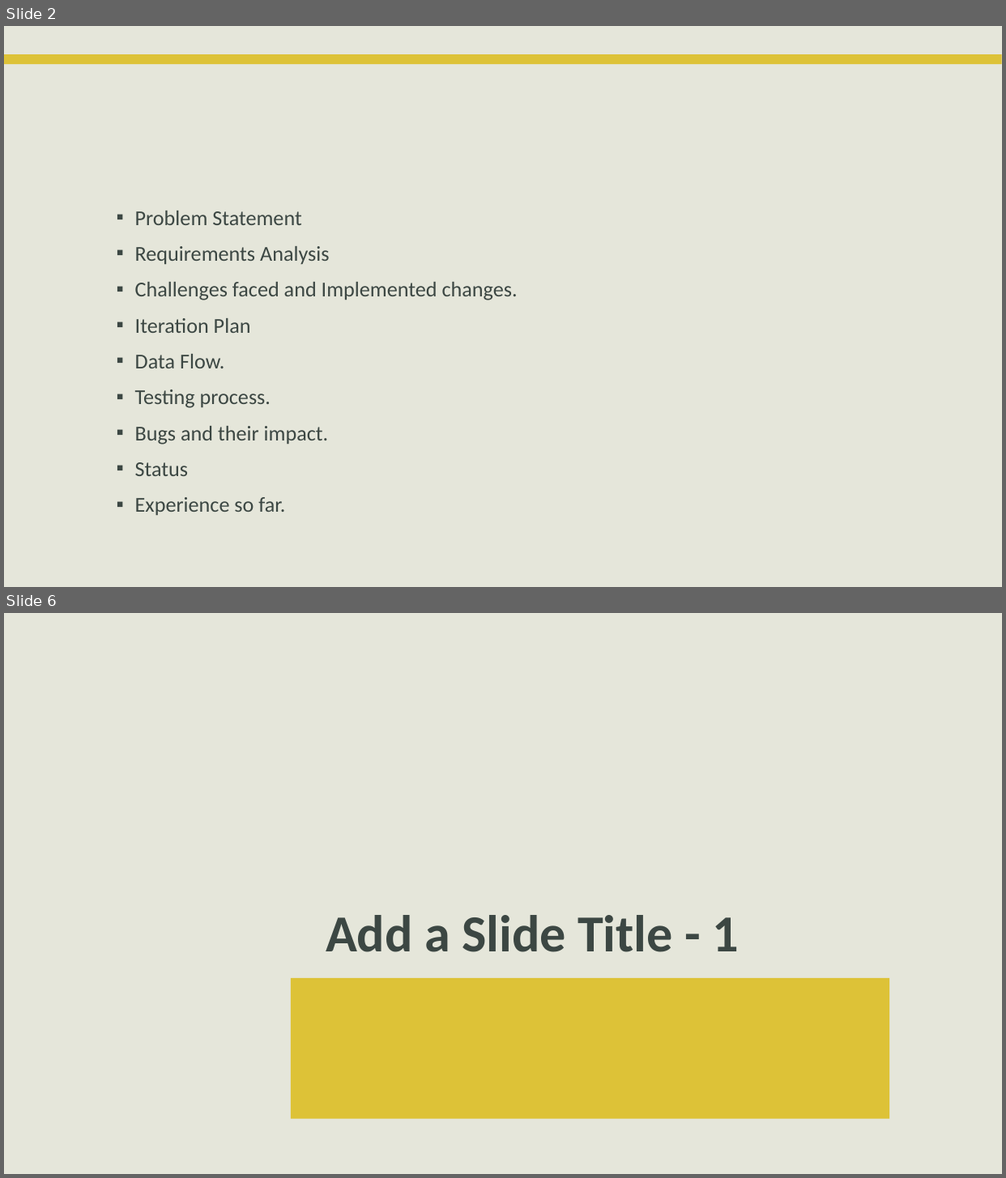
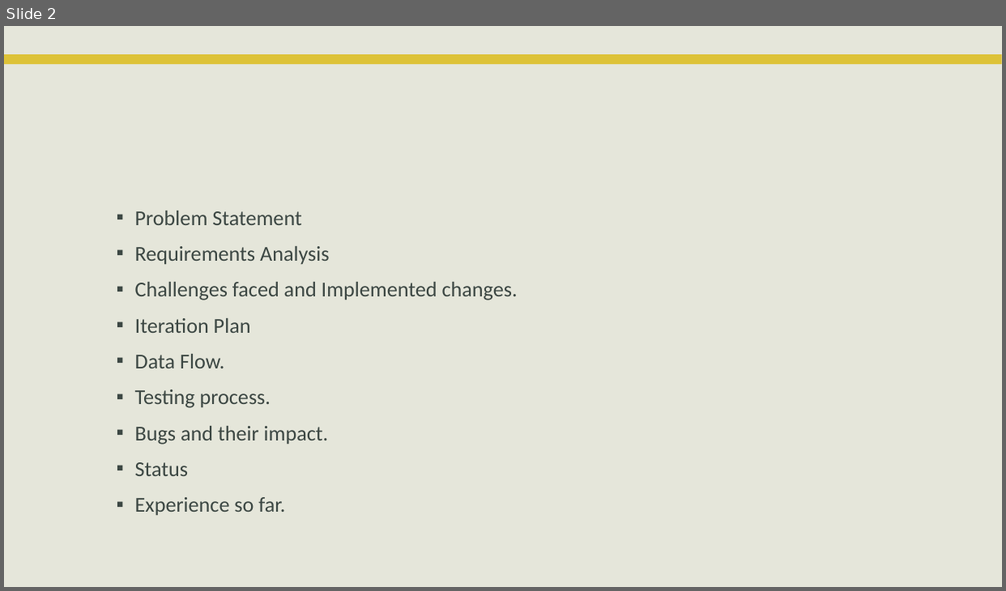
Before and after one commit to VamsiDevalla/Student-Attendance-Tracking, a slide deck: Presentations/final ppt.pptx. Shown one above the other, each under a label of ours: slides 2 and 6 before the commit, slide 2 after it; the slides between them are not shown. The pictures are 1006x1178 and 1006x591 pixels, drawn with LibreOffice and Linux fonts; fonts in the diff are those of the drawing; background and template pictures are left out. Boxes give left, top, right and bottom in pixels: in the first picture for what was removed or moved away, otherwise in the second. Text is boxed around its words. In the diff, an @@ line names an element or a change of style, - is before the commit and + after.

```diff
--- a/Presentations/final ppt.pptx
+++ b/Presentations/final ppt.pptx
@@ slide 6 removed at [4, 613, 1002, 1174], background picture (left out) @@
@@ title removed at [326, 915, 739, 952] @@
-Add a Slide Title - 1
@@ rectangle removed at [291, 978, 889, 1119] @@
```
Also in this commit, not shown: 1 slide changed, 5 slides added, 6 other slides removed.
